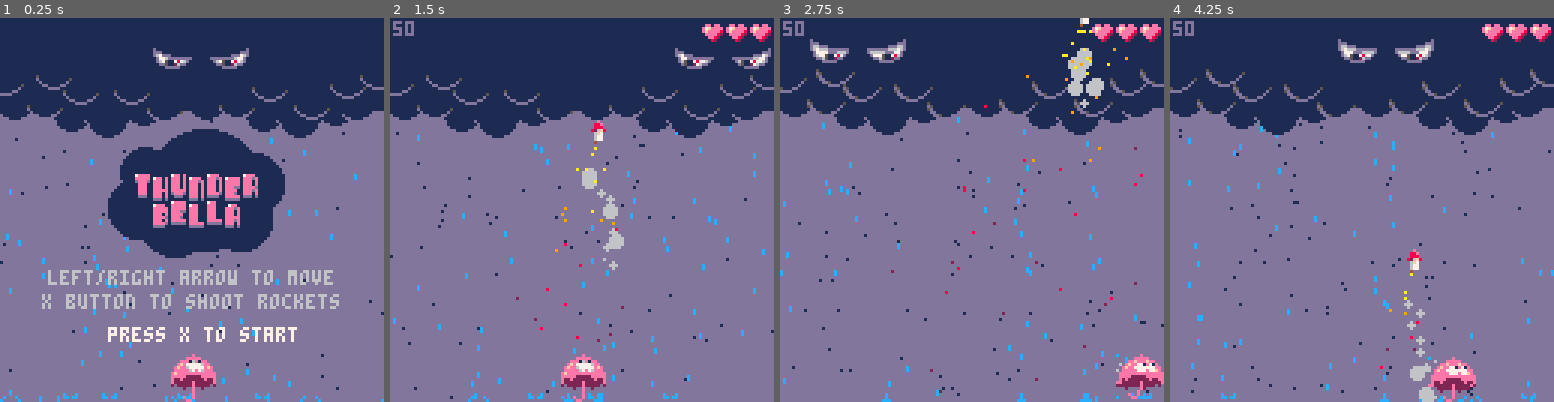
Above: before the commit, frames 1-4 (left to right).
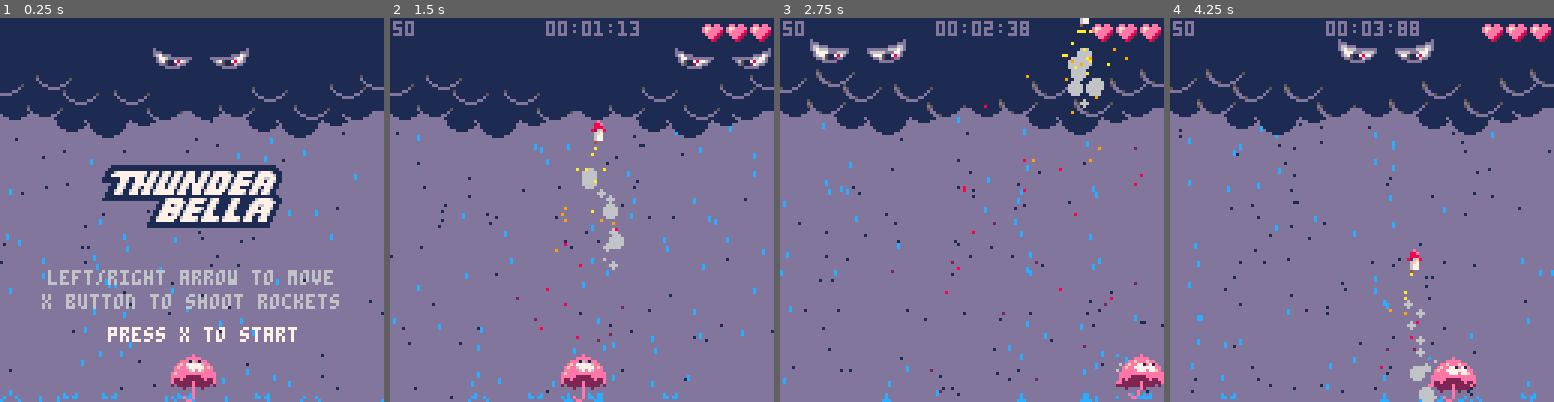
Above: after the commit, the same moments.

Repository: evilpaper/thunderbella
Game: PICO-8 cartridge thunderbella.p8
The game is run twice, just before and just after one commit, with the same random seed, the same clock (stepped at 60 frames per second) and the same inputs.
Inputs:
- Up to frame 1 (0.25 s): no input
- Up to frame 2 (1.5 s): tap X (X key) at 0.33, 1.07 s
- Up to frame 3 (2.75 s): hold Right 1.6-2.1 s; tap X (X key) at 1.85 s; hold Right from 2.47 s (still down)
- Up to frame 4 (4.25 s): tap X (X key) at 2.97, 4.08 s; release Right at 3.03 s; hold Left 3.08-3.58 s; hold Right from 4.02 s (still down)

The runs differ from the first frame. In frame 1, 9.8% of the frame differs, in the area x 26-75%, y 28-63%; in frame 2, 0.4%; in frame 3, 0.5%; in frame 4, 0.5%.

Commit message:
Add files via upload

Diff:
--- a/thunderbella.p8
+++ b/thunderbella.p8
@@ -1,12 +1,13 @@
 pico-8 cartridge // http://www.pico-8.com
 version 16
 __lua__
--- thunder bella the cloud chaser by evil paper
--- funky chiptune by gruber
+-- thunder bella the cloud chaser
+-- by evilpaper, music by gruber
 
 -- todo
+-- add a game over tune
+-- add a game won tune
 -- add "electric" lighting effect on thunderbolts
--- add better game over tune
 
 -- sfx
 sfx_rain=0
@@ -85,6 +86,8 @@
  score = 0
  splashes = {}
  smoke={}
+ start_time=0
+ game_time=0
  thunder=0
  thunderbolts = {}
  thunderstrikes = {}
@@ -132,33 +135,28 @@
 scene.update[0] = function()
   if x_btn then
    sfx(sfx_start_game)
+   start_time=time()
    scene.cycle(1)
   end
 end
 
 scene.draw[0] = function()
-  --print("how to play",44,80,6)
   print("left/right arrow to move",16,84,6)
   print("x button to shoot rockets",14,92,6)
-  circfill(48,50+(flr(t/16)%2),8,1)
-  circfill(68,56+(flr(t/16)%2),20,1)
-  circfill(46,62+(flr(t/16)%2),10,1)
-  circfill(84,54+(flr(t/16)%2),10,1)
-  circfill(80,66+(flr(t/16)%2),10,1)
-  circfill(58,66+(flr(t/16)%2),12,1)
-  spr(192,44,50+(flr(t/16)%2),8,4)
+  if (t%50<16) then
+   spr(192,34,50,8,4)
+  elseif (t%50<32) then
+   spr(192,34,49,8,4)
+  else
+   spr(192,34,48,8,4)
+  end
   if (abs(t % 30) <= 20) print("press x to start", 36,103,7)
 end
 -------------------------------
 
 -- game on scene specifics ----
 scene.update[1] = function()
- if freeze_timer>0 then
-  freeze_timer-=1
- end
- if freeze_timer==2 then
-  music(00)
- end
+ update_time()
  shoot_rocket()
  check_collision_rocket_vs_thunderbolt()
  check_collision_rocket_vs_boss()
@@ -177,6 +175,7 @@
   update_rockets()
   if t>60 and x_btn then
     _init()
+    start_time=time()
     scene.cycle(1)
   end
 end
@@ -345,10 +344,16 @@
  raindrop.state="falling"
 end
 
-function reset_thunderbolts()
- for l in all(thunderbolts) do
-   del(thunderbolts,l)
- end
+function game_won()
+ freeze_timer=2
+ boss.lives=0
+ boss.state="laughing"
+ reset_thunderbolts()
+ reset_thunderstrikes()
+ create_powerup(boss.x,boss.y,flr(rnd(4)+2))
+ create_powerup(boss.x,boss.y,flr(rnd(4)+2))
+ create_powerup(boss.x,boss.y,flr(rnd(4)+2))
+ scene.cycle(3)
 end
 
 --- update functions  ---------
@@ -522,8 +527,18 @@
  end
 end
 
+function update_time()
+ game_time=time()-start_time
+end
+
 function _update60()
  t=t+1
+ if freeze_timer==2 then
+  music(00)
+ end
+ if freeze_timer>0 then
+  freeze_timer-=1
+ end
  scene.updates()
  update_input()
  update_player()
@@ -553,8 +568,7 @@
 function draw_backdrop()
   circfill(48,54+(flr(t/8)%2),8,1)
   circfill(68,60+(flr(t/8)%2),20,1)
-  circfill(46,66+(flr(t/8)%2),10,1)
-  circfill(84,58+(flr(t/8)%2),10,1)
+  circfill(46,66+(flr(t/8)%2),10,1)  circfill(84,58+(flr(t/8)%2),10,1)
   circfill(80,70+(flr(t/8)%2),10,1)
   circfill(58,72+(flr(t/8)%2),12,1)
 end
@@ -695,6 +709,8 @@
 function draw_score()
  if boss.lives>=0 then
   print(boss.lives,1,1,13)
+ -- print(start_time,64-16,18,13)
+  print(timeformat(game_time),64-((#"timeformat(game_time)")/2)-1,1,13)
  end
 end
 
@@ -851,6 +867,18 @@
  boss.state="moving"
 end
 
+function decrease_boss_lives(damage)
+ boss.lives-=damage
+ if boss.lives<=0 then
+  game_won()
+ end
+ if boss.lives<20 then
+  time_between_ts=120
+ elseif boss.lives<30 then
+  time_between_ts=180
+ end
+end
+
 function update_boss()
  boss.t+=1
  boss.x+=boss.dx
@@ -981,7 +1009,7 @@
      create_smoke(thunderbolt.x,thunderbolt.y-16,0.1,-0.3,100)
      shake+=0.1
      thunderbolt.age=thunderbolt.age-p.att_pow
-     if (thunderbolt.age==0) then
+     if (thunderbolt.age<=0) then
       if (thunderbolt.radius==8) then
         create_thunderbolt(thunderbolt.x,thunderbolt.y, thunderbolt.dx, -1, 1, 4)
         create_thunderbolt(thunderbolt.x,thunderbolt.y, -thunderbolt.dx, -1, 1, 4)
@@ -1009,21 +1037,8 @@
      sfx(17)
      get_moving(boss)
      boss.flashing_timer=30
-     boss.lives-=p.att_pow
      shake+=0.1
-     if boss.lives<20 then
-      time_between_ts=120
-     elseif boss.lives<30 then
-      time_between_ts=180
-     end
-     if boss.lives==0 then
-       boss.state="laughing"
-       reset_thunderbolts()
-       create_powerup(boss.x,boss.y,flr(rnd(4)+2))
-       create_powerup(boss.x,boss.y,flr(rnd(4)+2))
-       create_powerup(boss.x,boss.y,flr(rnd(4)+2))
-       scene.cycle(3)
-     end
+     decrease_boss_lives(p.att_pow)
     end
    end
  end
@@ -1053,16 +1068,16 @@
      if (powerup.type=="extra life") then
        p.lives=p.lives+1
        sfx(sfx_extra_life)
-     elseif (powerup.type=="freeze") then
-      freeze_timer=80
+     elseif (powerup.type=="freeze" and scene.active==1) then
+      freeze_timer=60
       music(-1, 200)
       sfx(-1, 1)
       sfx(-1, 2)
       sfx(-1, 3)
       sfx(-1, 4)
       sfx(16)
-     elseif (powerup.type=="double freeze") then
-      freeze_timer=160
+     elseif (powerup.type=="double freeze" and scene.active==1) then
+      freeze_timer=120
       music(-1, 200)
       sfx(-1, 1)
       sfx(-1, 2)
@@ -1072,7 +1087,6 @@
      elseif (powerup.type=="bomb blast") then
       create_explosion(boss.x,boss.y)
       boss.flashing_timer=30
-      boss.lives-=5
       sfx(sfx_bomb)
       for thunderbolt in all(thunderbolts) do
        create_explosion(thunderbolt.x,thunderbolt.y)
@@ -1081,6 +1095,7 @@
        del(thunderbolts,thunderbolt)
       end
       shake+=2
+      decrease_boss_lives(4)
      elseif (powerup.type=="rocket storm") then
       sfx(sfx_pickup_powerup)
       p.shoot_count=0
@@ -1107,6 +1122,28 @@
     return false
   end
 end
+
+function timeformat(secs)
+ if (secs < 1) then
+  return "00:00:00"
+ end
+ local mins = "00"
+ local msec = "00"
+
+ mins = flr(secs / 60)
+ if (mins < 10) then
+  mins = "0"..mins
+ end
+
+ msec=flr((secs-flr(secs))*100)
+
+ secs=flr(secs-mins*60)
+ if (secs < 10) then
+  secs = "0"..secs
+ end
+
+ return mins..":"..secs..":"..msec
+end
 -->8
 --rockets and power-ups
 
@@ -1176,6 +1213,12 @@
   -- if (btn(5)) btn_counter+=1
   -- if (not btn(5)) btn_counter=0
   -- if (btn_counter>60) then p.flashing_timer=60 end
+end
+
+function reset_thunderbolts()
+ for l in all(thunderbolts) do
+   del(thunderbolts,l)
+ end
 end
 
 function update_rockets()
@@ -1393,6 +1436,12 @@
  time_since_last_thunderbolt_was_created=0
 end
 
+function reset_thunderbolts()
+ for l in all(thunderbolts) do
+   del(thunderbolts,l)
+ end
+end
+
 function update_thunderbolts()
  local delay=rnd(240)+240
  time_since_last_thunderbolt_was_created+=1
@@ -1487,6 +1536,12 @@
  add(thunderstrikes,thunderstrike)
 end
 
+function reset_thunderstrikes()
+ for ts in all(thunderstrikes) do
+   del(thunderstrikes,ts)
+ end
+end
+
 
 function update_thunderstrikes()
  if scene.active==1 and t>90 then
Not shown, changed: 23 lines of the sprite sheet (__gfx__) section of thunderbella.p8
Not shown, changed: the sound effects (__sfx__) section of thunderbella.p8
